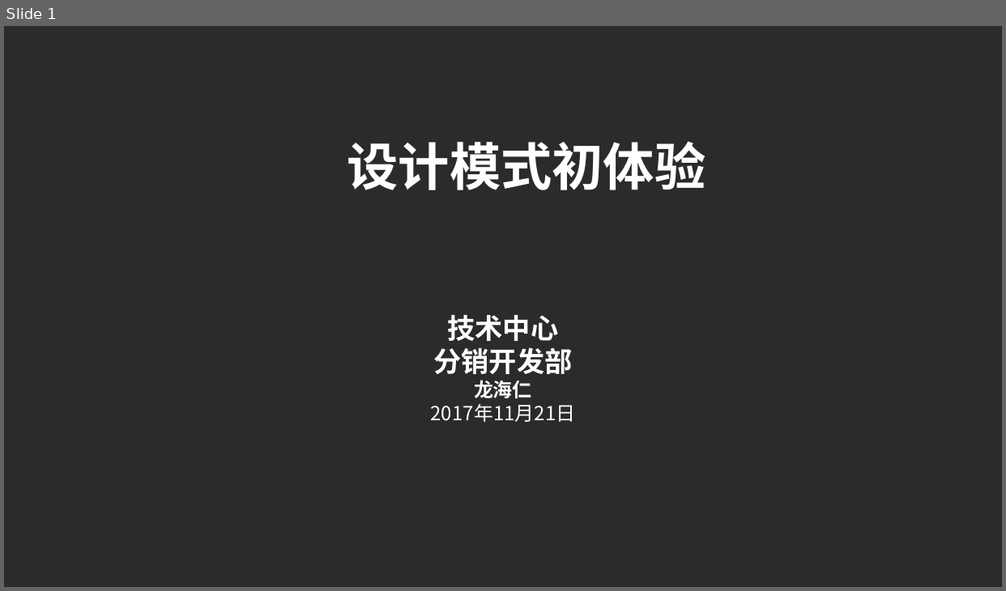
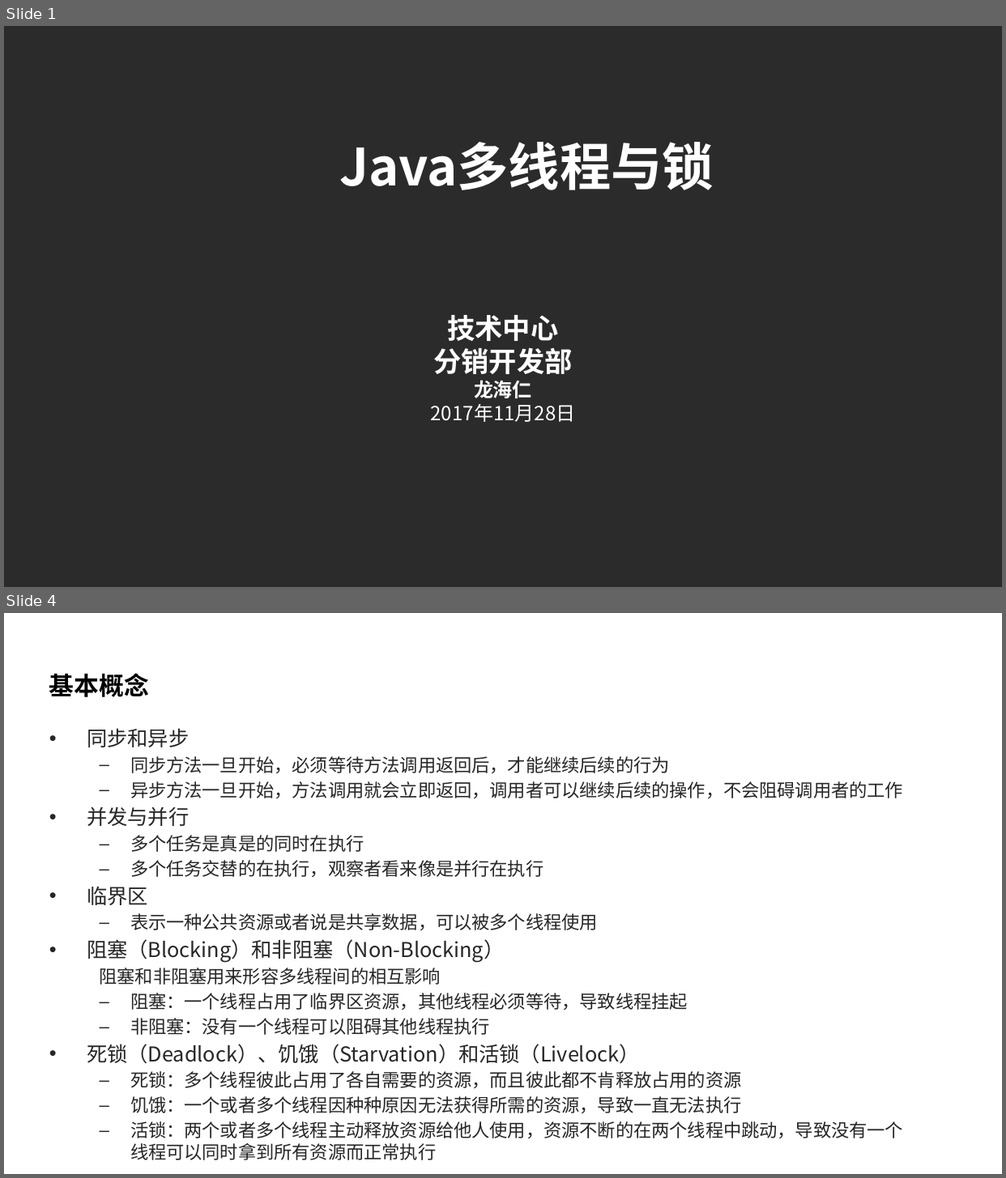
Before and after one commit to lhrimperial/study, a slide deck: study-thread/doc/Java多线程与锁.pptx. Shown one above the other, each under a label of ours: slide 1 before the commit, slides 1 and 4 after it; the slides between them are not shown. The pictures are 1006x591 and 1006x1178 pixels, drawn with LibreOffice and Linux fonts; fonts in the diff are those of the drawing; background and template pictures are left out; a plain dark background stands for a picture behind light text. Boxes give left, top, right and bottom in pixels: in the first picture for what was removed or moved away, otherwise in the second. Text is boxed around its words. In the diff, an @@ line names an element or a change of style, - is before the commit and + after.

```diff
--- a/study-thread/doc/Java多线程与锁.pptx
+++ b/study-thread/doc/Java多线程与锁.pptx
@@ slide 4 added at (4,613,1002,1174), background picture (left out) @@
@@ text added at (49,673,149,697), 18 pt, text #000000, bold @@
+基本概念
@@ text added at (87,728,903,1161), 12.9 pt, text #262626 @@
+• 同步和异步
+  – 同步方法一旦开始，必须等待方法调用返回后，才能继续后续的行为
+  – 异步方法一旦开始，方法调用就会立即返回，调用者可以继续后续的操作，不会阻碍调用者的工作
+• 并发与并行
+  – 多个任务是真是的同时在执行
+  – 多个任务交替的在执行，观察者看来像是并行在执行
+  • 临界区
+  – 表示一种公共资源或者说是共享数据，可以被多个线程使用
+  • 阻塞（Blocking）和非阻塞（Non-Blocking）
+  阻塞和非阻塞用来形容多线程间的相互影响
+  – 阻塞：一个线程占用了临界区资源，其他线程必须等待，导致线程挂起
+  – 非阻塞：没有一个线程可以阻碍其他线程执行
+  • 死锁（Deadlock）、饥饿（Starvation）和活锁（Livelock）
+  – 死锁：多个线程彼此占用了各自需要的资源，而且彼此都不肯释放占用的资源
+  – 饥饿：一个或者多个线程因种种原因无法获得所需的资源，导致一直无法执行
+  – 活锁：两个或者多个线程主动释放资源给他人使用，资源不断的在两个线程中跳动，导致没有一个线程可以同时拿到所有资源而正常执行
@@ slide 1 changed as well @@
@@ text at (339,142,714,190): text changed @@
-设计模式初体验
+Java多线程与锁
@@ text at (431,404,576,422): text changed @@
-2017年11月21日
+2017年11月28日
```
Also in this commit, not shown: 5 other slides changed, 22 other slides added, 28 slides removed, 46 other files.
